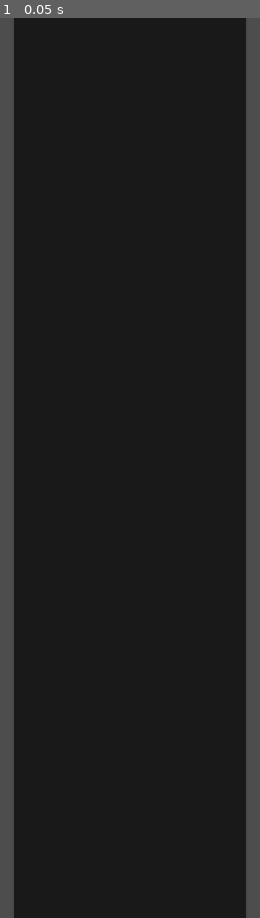
Above: before the commit, frame 1.
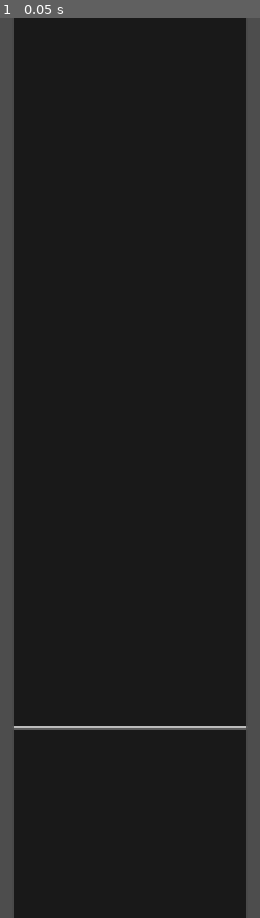
Above: after the commit, the same moment.

Repository: bai-caiye/godot-osu-mania
Game: Godot game, scene res://scenes/game/game.tscn
Two runs of this game, one before a commit and one after it. Both use one fixed random seed, a clock stepped at 60 frames per second and the inputs below.
Inputs:
- Up to frame 1 (0.05 s): no input

The runs differ from the first frame. In frame 1, 0.4% of the frame differs, in the area x 5-95%, y 78-80%.

Commit message:
优化 对象池修复

Diff:
--- a/classes/ObjectPool.gd
+++ b/classes/ObjectPool.gd
@@ -11,7 +11,8 @@
 	PoolManager.register_object_pool(self)
 	for i in pool_size:
 		var node: Node2D = object_scene.instantiate()
-		_set_objec_state(node, false)
+		node.visible = false
+		node.set_process(false)
 		pool.append(node)
 		add_child(node)
 
@@ -20,22 +21,26 @@
 	PoolManager.register_object_pool(self)
 
 ## 获取一个对象
-func acquire_objec(spawn_position := Vector2(0, 0) , spawn_rotation :float = 0.0) -> Node2D:
+func acquire_object(spawn_position := Vector2(0, 0) , spawn_rotation :float = 0.0) -> Node2D:
 	#获取第一个对象如果是被占用的就新增一个对象
-	var node :Node2D = pool.front()
+	var node :Node2D = pool.pop_front()
 	if node.visible:
+		pool.append(node)
 		node = object_scene.instantiate()
 		add_child(node)
+		#print(name+"扩充")
 	pool.append(node)
 
 	node.position = spawn_position
 	node.rotation = spawn_rotation
-	_set_objec_state(node, true)
+	node.visible = true
+	node.set_process(true)
 	return node
 
 ## 回收一个对象
 func recycle_object(node :Node2D) -> void:
-	_set_objec_state(node, false)
+	node.visible = false
+	node.set_process(false)
 	node.position = Vector2.ZERO
 	node.rotation = 0.0
 	node.modulate = Color.WHITE
@@ -45,8 +50,3 @@
 func clear_pool() -> void:
 	for node in pool:
 		recycle_object(node)
-
-## 设置对象是非启用
-func _set_objec_state(node :Node2D, switch :bool) -> void:
-	node.visible = switch
-	node.set_process(switch)
--- a/scenes/game/controller.gd
+++ b/scenes/game/controller.gd
@@ -121,7 +121,7 @@
 func _process(delta: float) -> void:
 	if music.playing: music_time += delta
 	## 如果偏差过大就修正
-	if music.get_playback_position() - 0.03 >= music_time:
+	if music.get_playback_position() - 0.026 >= music_time:
 		music_time = music.get_playback_position()
 	slider_velocity = get_slider_velocity()
 
@@ -134,22 +134,20 @@
 func spawn_notes() -> void:
 	while notes_data_index < notes_data.size():
 		var note_data: Dictionary = notes_data[notes_data_index]
-		## 如果不符合条件直接退出否则继续执行
-		if !note_data[&"time"] - music_time <= note_data[&"lead_time"]: break
+
+		if note_data[&"time"] - music_time > note_data[&"lead_time"]: break
 
 		var note_node: Node2D = acquire_note(note_data[&"type"])
+		note_node.time = note_data[&"time"]
+		note_node.track = note_data[&"track_index"]
 		note_node.scale.x = tracks.track_H / 100.0
-		note_node.track = note_data[&"track_index"]
-		note_node.time = note_data[&"time"] + offset
 		note_node.position.x = (note_node.track + 0.5) * tracks.track_H
 		note_node.global_position.y = line_y - calculate_distance(music_time, note_node.time)
 
 		if note_node.type == &"hold":
-			note_node.end_time = note_data[&"end_time"] + offset
-			note_node.end.global_position.y = line_y - calculate_distance(music_time, note_data[&"end_time"])
-			note_node.body.scale.y = (note_node.global_position.y - note_node.end.global_position.y) / 100.0
-
-		if note_data[&"track_index"] == 1 or note_node.track == 2:
+			note_node.end_time = note_data[&"end_time"]
+
+		if note_node.track == 1 or note_node.track == 2:
 			note_node.modulate = Color(0.3, 0.65, 1.0, 1.0)
 		else:
 			note_node.modulate = Color.WHITE
@@ -254,20 +252,19 @@
 	return timing_points[current_timing_index][1]
 
 
-## 批量回收对象
+## 回收对象
 func recycle_expired_notes() -> void:
-	var i: int = 0
-	while i < active_notes.size():
+	for i in range(active_notes.size() - 1, -1, -1):
 		var note_data: Dictionary = active_notes[i][&"data"]
-
-		if note_data[&"type"] == &"tap" and note_data[&"time"] - music_time < 0:
+		var expired: bool = false
+
+		match note_data[&"type"]:
+			&"tap": expired = note_data[&"time"] < music_time
+			&"hold": expired = note_data[&"end_time"] < music_time
+
+		if expired:
 			recycle_note(active_notes[i][&"node"])
 			active_notes.remove_at(i)
-		elif note_data[&"type"] == &"hold" and note_data[&"end_time"] - music_time < 0:
-			recycle_note(active_notes[i][&"node"])
-			active_notes.remove_at(i)
-		else:
-			i += 1
 
 
 ## 加载音符数据
@@ -303,14 +300,13 @@
 			timing_points.append([
 			c_time(_chart[index].get_slice(",", 0)),
 			-100.0 / float(_chart[index].get_slice(",", 1))])
-
 		index += 1
 
 
 func acquire_note(type :StringName) -> Node2D:
 	match type:
-		&"tap": return tap_pool.acquire_objec()
-		&"hold": return hold_pool.acquire_objec()
+		&"tap": return tap_pool.acquire_object()
+		&"hold": return hold_pool.acquire_object()
 	return null
 
 
--- a/scenes/game/game.tscn
+++ b/scenes/game/game.tscn
@@ -46,7 +46,6 @@
 process_mode = 4
 process_priority = 2
 layout_mode = 1
-line_Y = 1000.0
 
 [node name="TapNotePool" type="MultiMeshInstance2D" parent="Tracks" unique_id=608125722]
 process_mode = 1
@@ -58,7 +57,6 @@
 [node name="HoldNotePool" type="MultiMeshInstance2D" parent="Tracks" unique_id=1601951825]
 process_mode = 1
 script = ExtResource("3_kelw5")
-pool_size = 5
 object_scene = ExtResource("5_bdhmt")
 metadata/_custom_type_script = "uid://d1yvrkddhp5ak"
 
